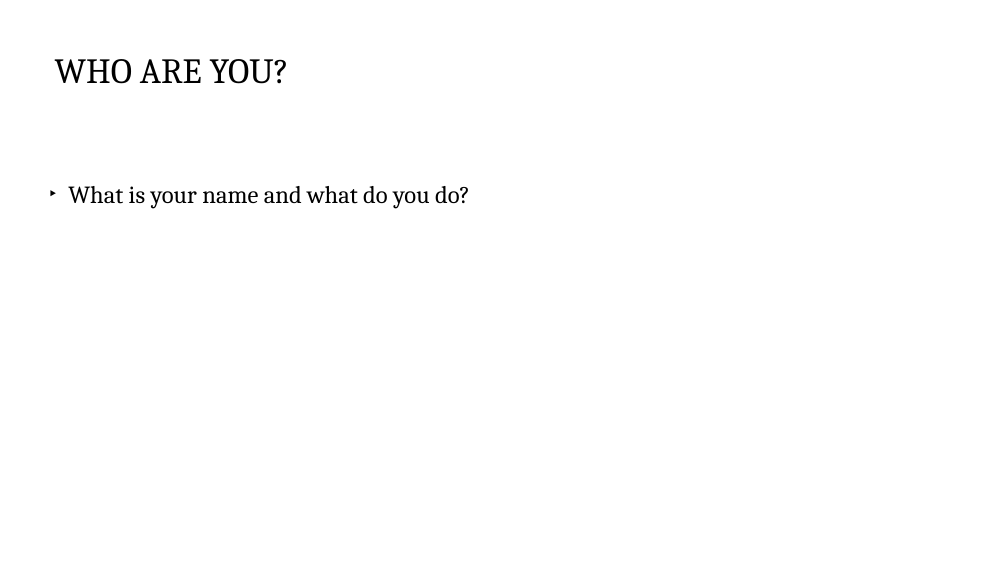
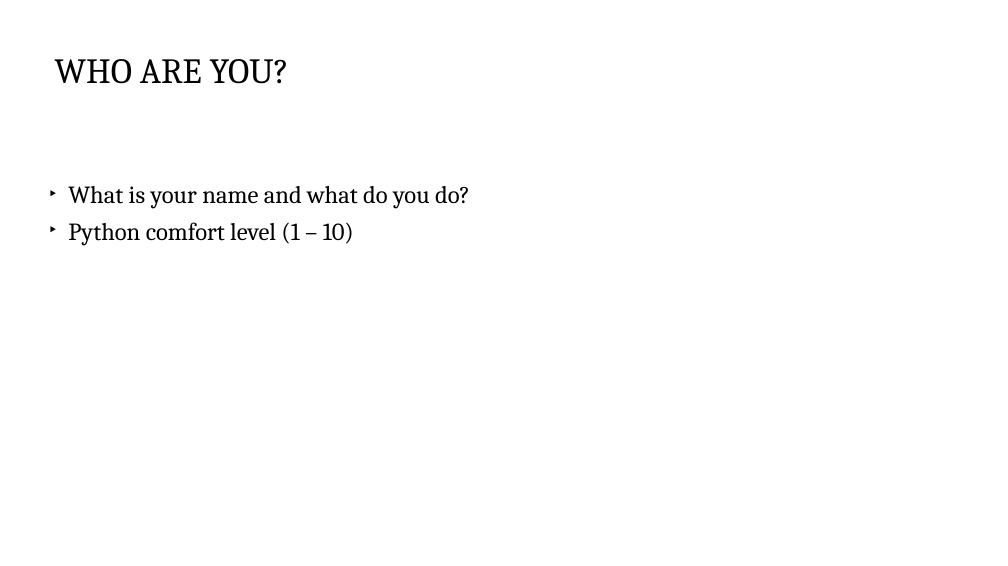
Before and after one commit to scottlittle/intro2python, a slide deck: slide 3 of Intro2Python.pptx. Drawn at 1008x566 pixels with LibreOffice and Linux fonts; fonts in the diff are those of the drawing. Boxes give left, top, right and bottom in pixels: in the first picture for what was removed or moved away, otherwise in the second. Text is boxed around its words. In the diff, an @@ line names an element or a change of style, - is before the commit and + after.

```diff
--- a/Intro2Python.pptx
+++ b/Intro2Python.pptx
@@ text at (x1=68, y1=222, x2=354, y2=245): paragraph added @@
+  ‣ Python comfort level (1 – 10)
```
Also in this commit, not shown: 2 other slides changed, 1 slide added.
